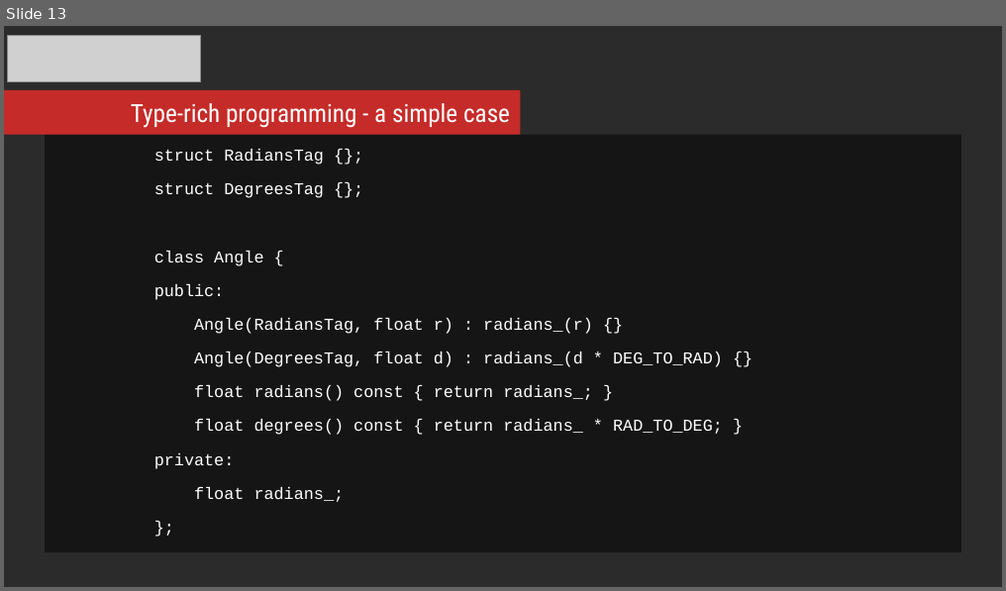
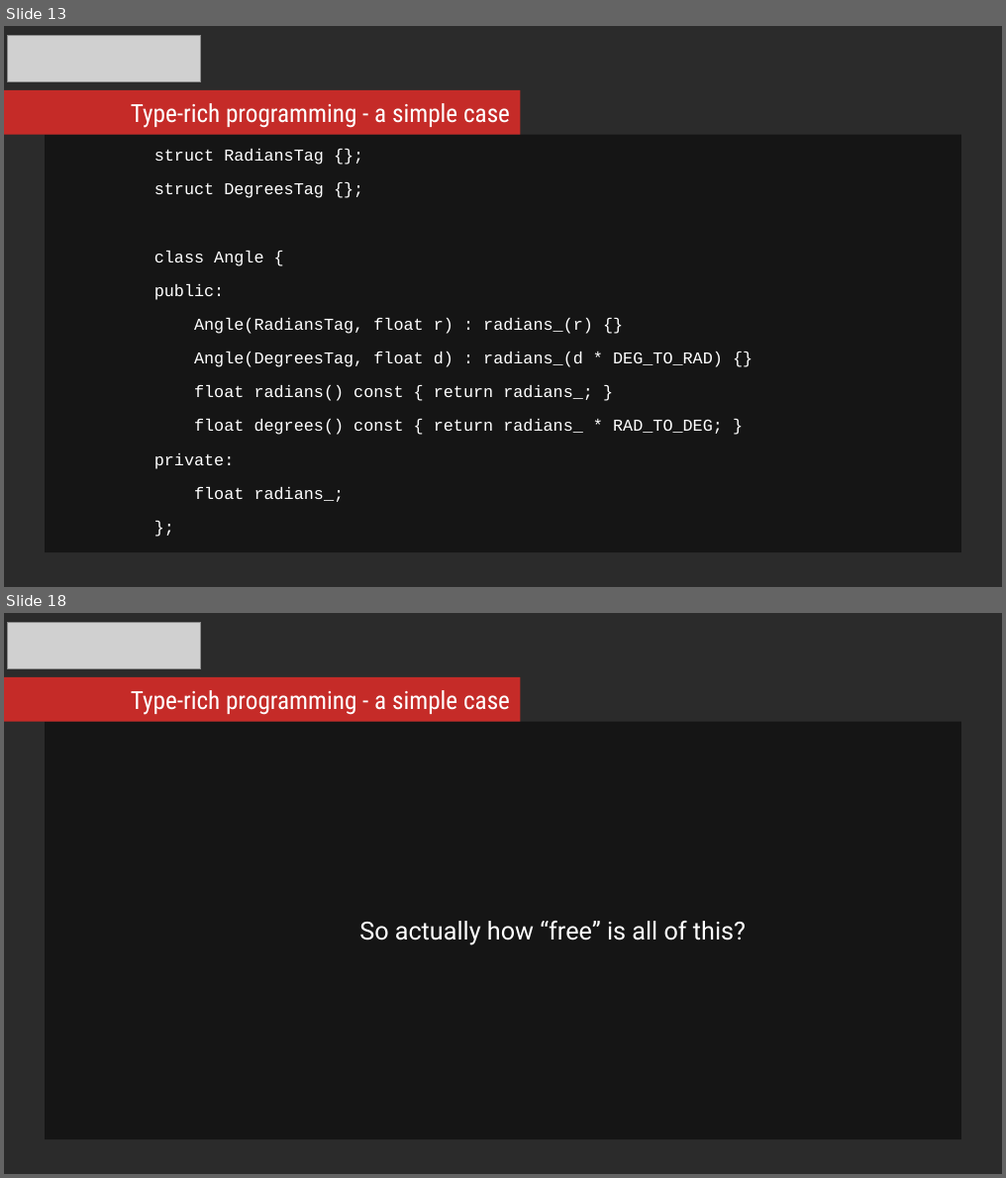
Before and after one commit to mikosz/type-safety, a slide deck: ask-not-what-you-can-do-for-the-compiler.odp. Shown one above the other, each under a label of ours: slide 13 before the commit, slides 13 and 18 after it; the slides between them are not shown. The pictures are 1006x591 and 1006x1178 pixels, drawn with LibreOffice and Linux fonts; fonts in the diff are those of the drawing; grey boxes stand for pictures; background and template pictures are left out; a plain dark background stands for a picture behind light text. Boxes give left, top, right and bottom in pixels: in the first picture for what was removed or moved away, otherwise in the second. Text is boxed around its words. In the diff, an @@ line names an element or a change of style, - is before the commit and + after.

```diff
--- a/ask-not-what-you-can-do-for-the-compiler.odp
+++ b/ask-not-what-you-can-do-for-the-compiler.odp
@@ slide 18 added at (x1=4, y1=613, x2=1002, y2=1174), background picture (left out) @@
@@ picture added at (x1=8, y1=622, x2=202, y2=668) @@
@@ rectangle added at (x1=4, y1=677, x2=520, y2=721), fill #C52B28 @@
@@ text added at (x1=131, y1=690, x2=510, y2=715), 18 pt, text #FFFFFF @@
+Type-rich programming - a simple case
@@ rectangle added at (x1=45, y1=722, x2=961, y2=1140), fill #000000 at 51% opacity, 18 pt, text #FFFFFF @@
+So actually how “free” is all of this?
```
Also in this commit, not shown: 1 slide changed, 5 other slides added, 8 other files.
